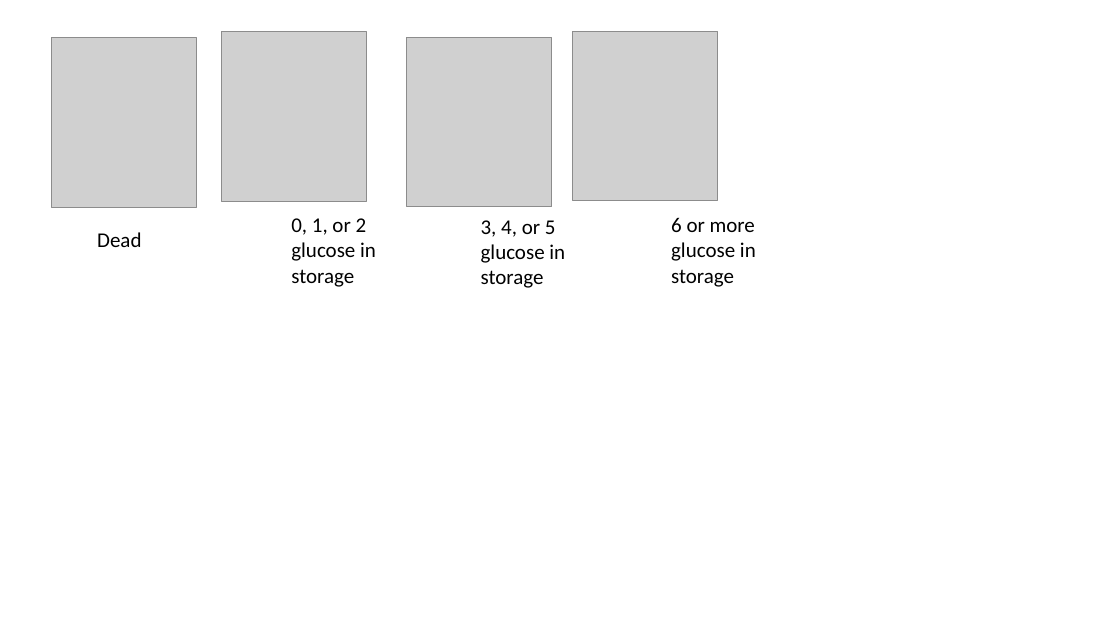
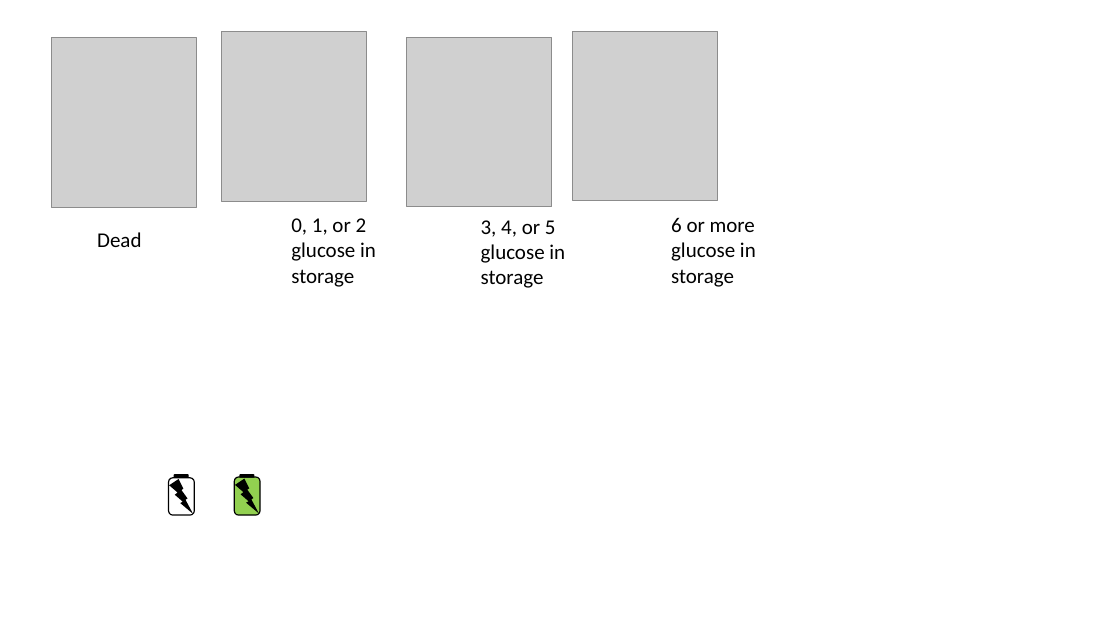
Before and after one commit to WISE-Community/WISE-Models, a slide deck: slide 18 of LeafGlucose/Plant Growth Model Design Plan v03.pptx. Drawn at 1120x630 pixels with LibreOffice and Linux fonts; fonts in the diff are those of the drawing; grey boxes stand for pictures. Boxes give left, top, right and bottom in pixels: in the first picture for what was removed or moved away, otherwise in the second. Text is boxed around its words. In the diff, an @@ line names an element or a change of style, - is before the commit and + after.

```diff
--- a/LeafGlucose/Plant Growth Model Design Plan v03.pptx
+++ b/LeafGlucose/Plant Growth Model Design Plan v03.pptx
@@ rounded rectangle added at <box>169,478,195,515</box>, outline #000000 1 pt @@
@@ lightning bolt added at <box>169,479,192,514</box>, fill #000000 @@
@@ rounded rectangle added at <box>175,475,188,477</box>, fill #000000, outline #000000 1 pt @@
@@ rounded rectangle added at <box>234,477,260,515</box>, fill #92D050, outline #000000 1 pt @@
@@ lightning bolt added at <box>235,479,259,514</box>, fill #000000 @@
@@ rounded rectangle added at <box>240,475,254,477</box>, fill #000000, outline #000000 1 pt @@
```
Also in this commit, not shown: 7 other files.
